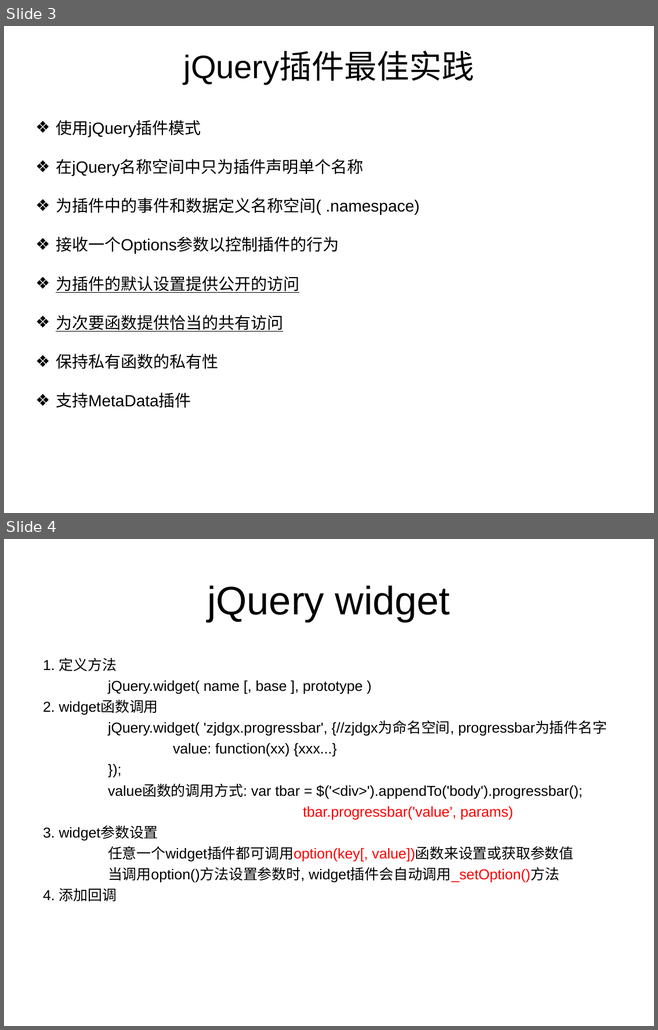
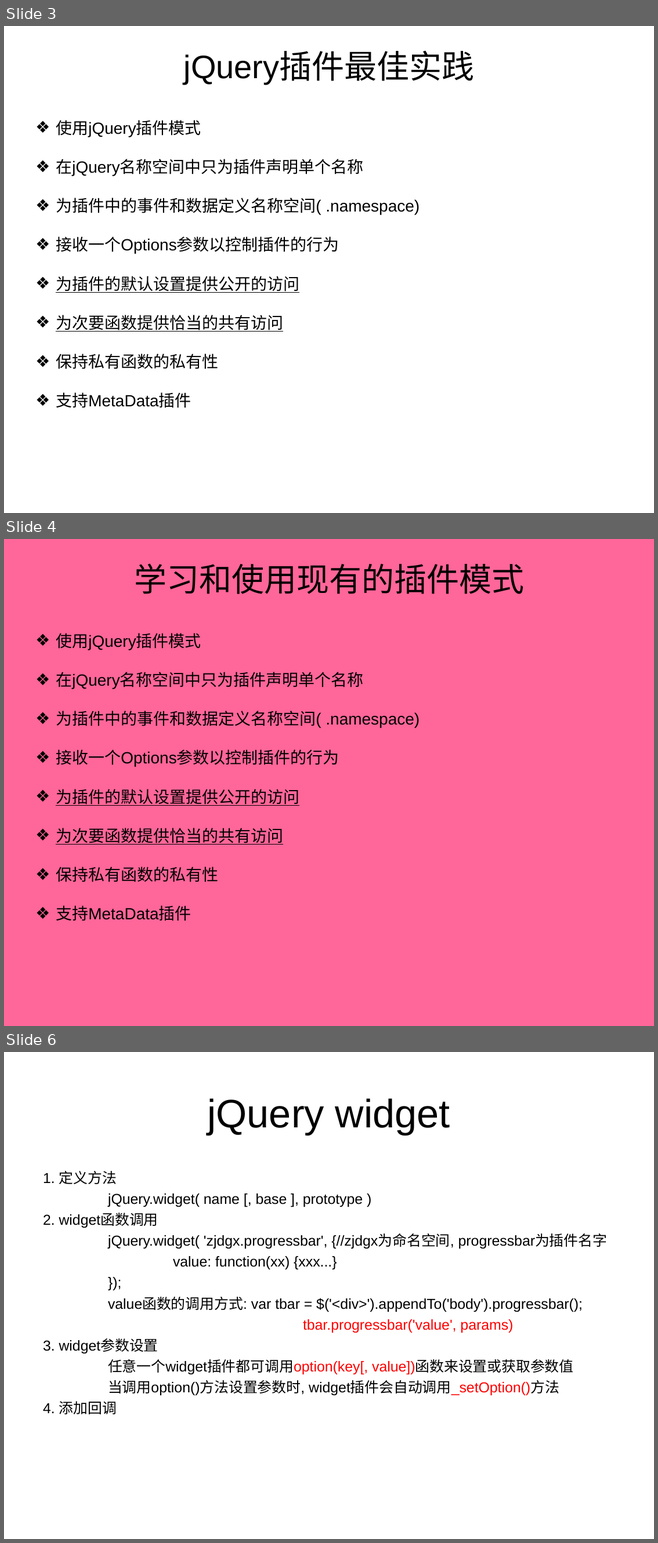
Before and after one commit to zjdgx/Study, a slide deck: jQueryPlugin/jQuery plugin.ppt. Shown one above the other, each under a label of ours: slides 3 and 4 before the commit, slides 3, 4 and 6 after it; the slides between them are not shown. The pictures are 658x1030 and 658x1543 pixels, drawn with LibreOffice and Linux fonts; fonts in the diff are those of the drawing. Boxes give left, top, right and bottom in pixels: in the first picture for what was removed or moved away, otherwise in the second. Text is boxed around its words. In the diff, an @@ line names an element or a change of style, - is before the commit and + after.

```diff
--- a/jQueryPlugin/jQuery plugin.ppt
+++ b/jQueryPlugin/jQuery plugin.ppt
@@ slide 4 added at [4, 539, 654, 1026], background #FF6699 @@
@@ text added at [134, 563, 524, 594], 36 pt, text #000000 @@
+学习和使用现有的插件模式
@@ text added at [56, 633, 419, 921], 18 pt, text #000000 @@
+❖ 使用jQuery插件模式
+❖ 在jQuery名称空间中只为插件声明单个名称
+❖ 为插件中的事件和数据定义名称空间( .namespace)
+❖ 接收一个Options参数以控制插件的行为
+❖ 为插件的默认设置提供公开的访问
+❖ 为次要函数提供恰当的共有访问
+❖ 保持私有函数的私有性
+❖ 支持MetaData插件
@@ what was slide 4 is now slide 6 @@
```
Also in this commit, not shown: 1 other slide added, 8 other files.
